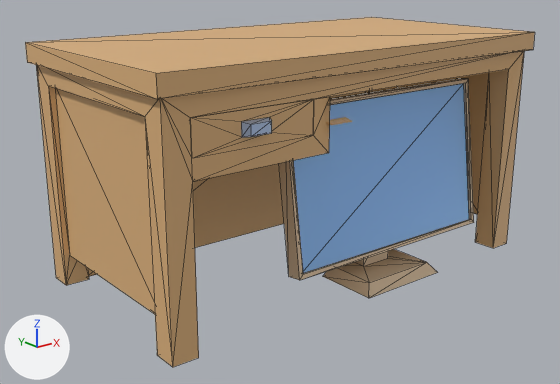
An edit to the glTF model unity/Assets/Art/EarlyGame/garage-kit/garage-desk-crt.glb, drawn before and after from the same camera.
Both versions are drawn from a 50 mm lens placed at (-0.837, -0.802, 0.338), pointed at (-0.028, 0.208, -0.066). Every picture has the same lights, and +X, +Y and +Z are marked at lower left. The first picture is the older version. Mesh edges are drawn as thin lines on the coarser meshes. Where no turn or scale is listed for an object, it has been applied to the vertices. Vertices at exactly the same position are counted once.

The first picture shows 'CrtBezel.001', 'Desktop.001' and 1 more.
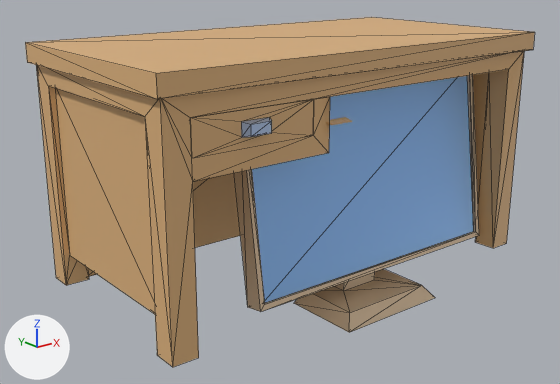
Diff of the bpy script that builds the scene:
```diff
--- a/unity/Assets/Art/EarlyGame/garage-kit/garage-desk-crt.glb.py
+++ b/unity/Assets/Art/EarlyGame/garage-kit/garage-desk-crt.glb.py
@@ me_mesh_computerscreen_002 @@
 # used by ob_crtbezel_001; location = (-0.13, 0.0, -0.197)
-me_mesh_computerscreen_002.from_pydata(...)  # 38 vertices, 72 faces; spans x 0.0..0.42, y 0.0..0.111, z 0.0..0.315
+me_mesh_computerscreen_002.from_pydata(...)  # 38 vertices, 72 faces; spans x 0.0..0.52, y 0.0..0.138, z 0.0..0.39
+# me_mesh_computerscreen_002 part 1: the whole mesh is scaled about the mesh origin by 1.24
 me_mesh_computerscreen_002.materials.append(mat_m_crtbezel_0_prop)
@@ ob_crtbezel_001 @@
 ob_crtbezel_001 = bpy.data.objects.new('CrtBezel.001', me_mesh_computerscreen_002)
-ob_crtbezel_001.location = (-0.13, 0.0, -0.197)
+ob_crtbezel_001.location = (-0.2, 0.0, -0.245)
```

Pixel boxes (x1, y1, x2, y2) of what changed, in the pictures (560 x 384 px):
'CrtBezel.001', moved, rescaled (26% wider, 17% taller): before (279, 79, 474, 298); after (234, 75, 479, 332)
